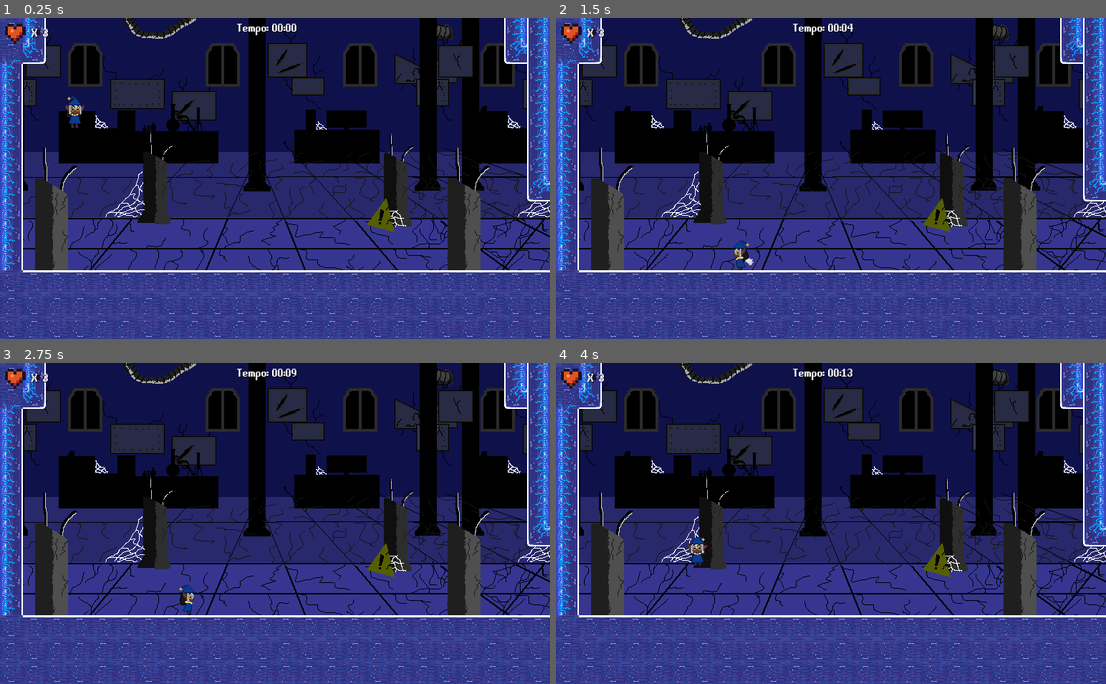
Above: before the commit, frames 1-4 (two rows, left to right).
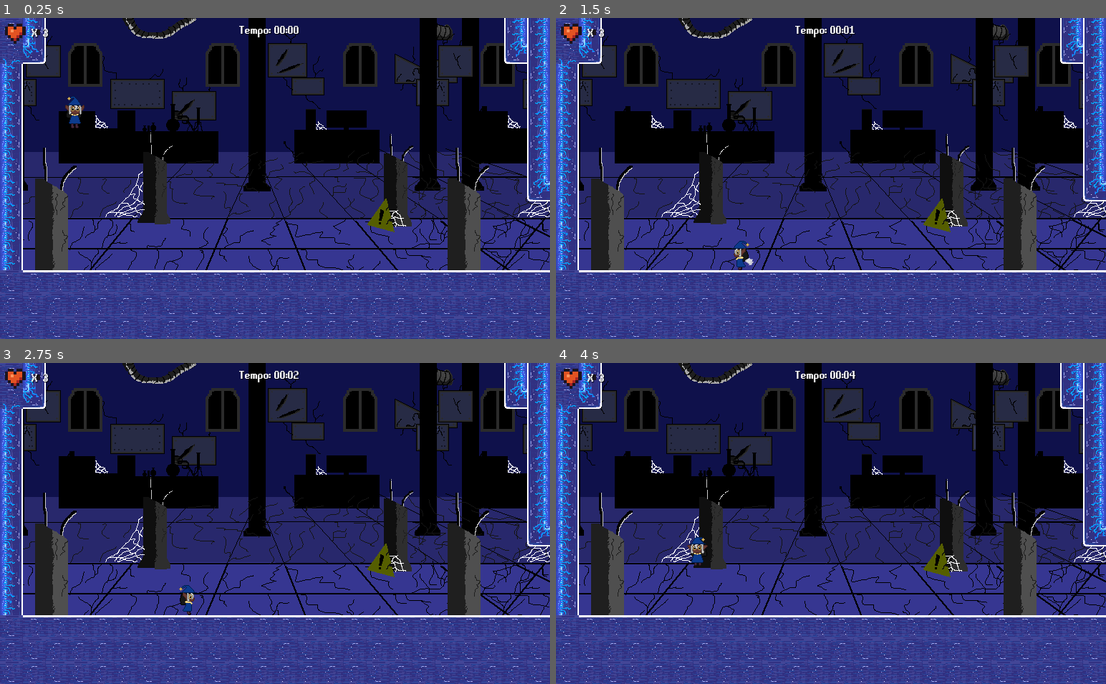
Above: after the commit, the same moments.

Repository: Eduardo-Pyment/Alquimista_dos_Sonhos-A_ultima_semente
Game: Godot game, scene res://Fases/fase_1.tscn
Two runs of this game, one before a commit and one after it. Both use one fixed random seed, a clock stepped at 60 frames per second and the inputs below. This scene is started directly instead of the project's main scene.
Inputs:
- Up to frame 1 (0.25 s): no input
- Up to frame 2 (1.5 s): tap Enter (ui_accept) at 0.5, 0.77 s; hold Right (ui_right) 0.53-1.28 s; hold Left (ui_left) from 1.28 s (still down)
- Up to frame 3 (2.75 s): tap Enter (ui_accept) at 1.52 s; release Left (ui_left) at 2.03 s; hold Right (ui_right) from 2.03 s (still down)
- Up to frame 4 (4 s): release Right (ui_right) at 2.78 s; hold Up (ui_up) 2.78-3.53 s; tap Enter (ui_accept) at 3.02, 3.77 s; hold Left (ui_left) from 3.53 s (still down)

The runs differ from the first frame. In frame 1, 0.3% of the frame differs, in the area x 43-55%, y 1-7%; in frame 2, 0.2%; in frame 3, 0.3%; in frame 4, 0.3%.

Commit message:
Player não pode mais pular após cair no fogo

Diff:
--- a/Fases/fase_1.tscn
+++ b/Fases/fase_1.tscn
@@ -26,30 +26,6 @@
 [ext_resource type="PackedScene" uid="uid://bdtgbdxvxjpn6" path="res://Scenes/Ambiente/portal.tscn" id="25_yskm7"]
 [ext_resource type="PackedScene" uid="uid://1mehd4faumqk" path="res://Menus/MenuGameOver/game_over.tscn" id="26_2mpt5"]
 [ext_resource type="PackedScene" uid="uid://xlyutthq61fc" path="res://Prefabs/MusicController.tscn" id="27_uj527"]
-
-[sub_resource type="LabelSettings" id="LabelSettings_dvf8b"]
-line_spacing = 0.0
-font = ExtResource("19_daj23")
-font_size = 18
-shadow_color = Color(0, 0, 0, 0.6)
-
-[sub_resource type="LabelSettings" id="LabelSettings_rplnc"]
-line_spacing = 0.0
-font = ExtResource("19_daj23")
-font_size = 18
-shadow_color = Color(0, 0, 0, 0.6)
-
-[sub_resource type="LabelSettings" id="LabelSettings_32bcc"]
-line_spacing = 0.0
-font = ExtResource("19_daj23")
-font_size = 18
-shadow_color = Color(0, 0, 0, 0.6)
-
-[sub_resource type="LabelSettings" id="LabelSettings_pt2se"]
-line_spacing = 0.0
-font = ExtResource("19_daj23")
-font_size = 18
-shadow_color = Color(0, 0, 0, 0.6)
 
 [sub_resource type="TileSetAtlasSource" id="TileSetAtlasSource_vvecw"]
 texture = ExtResource("13_mqhsb")
@@ -1097,6 +1073,30 @@
 [sub_resource type="RectangleShape2D" id="RectangleShape2D_w0pur"]
 size = Vector2(32, 23)
 
+[sub_resource type="LabelSettings" id="LabelSettings_dvf8b"]
+line_spacing = 0.0
+font = ExtResource("19_daj23")
+font_size = 18
+shadow_color = Color(0, 0, 0, 0.6)
+
+[sub_resource type="LabelSettings" id="LabelSettings_rplnc"]
+line_spacing = 0.0
+font = ExtResource("19_daj23")
+font_size = 18
+shadow_color = Color(0, 0, 0, 0.6)
+
+[sub_resource type="LabelSettings" id="LabelSettings_32bcc"]
+line_spacing = 0.0
+font = ExtResource("19_daj23")
+font_size = 18
+shadow_color = Color(0, 0, 0, 0.6)
+
+[sub_resource type="LabelSettings" id="LabelSettings_pt2se"]
+line_spacing = 0.0
+font = ExtResource("19_daj23")
+font_size = 18
+shadow_color = Color(0, 0, 0, 0.6)
+
 [node name="Level1" type="Node2D"]
 
 [node name="BackgroundLayer" type="CanvasLayer" parent="."]
@@ -1141,85 +1141,6 @@
 texture_filter = 2
 texture_repeat = 3
 texture = ExtResource("4_wboe2")
-
-[node name="HUD" type="CanvasLayer" parent="."]
-
-[node name="vida_tempo" type="Control" parent="HUD"]
-layout_mode = 3
-anchors_preset = 0
-offset_left = -3.0
-offset_top = -3.0
-offset_right = 37.0
-offset_bottom = 37.0
-script = ExtResource("8_a36j6")
-
-[node name="clock_timer" type="Timer" parent="HUD/vida_tempo"]
-wait_time = 0.3
-
-[node name="container" type="MarginContainer" parent="HUD/vida_tempo"]
-layout_mode = 0
-offset_left = -56.0
-offset_right = 824.002
-offset_bottom = 448.0
-theme_override_constants/margin_left = 8
-theme_override_constants/margin_top = 8
-theme_override_constants/margin_right = 8
-theme_override_constants/margin_bottom = 8
-
-[node name="timer_hud" type="HBoxContainer" parent="HUD/vida_tempo/container"]
-custom_minimum_size = Vector2(100, 20)
-layout_mode = 2
-size_flags_horizontal = 4
-size_flags_vertical = 0
-
-[node name="timer_container" type="Label" parent="HUD/vida_tempo/container/timer_hud"]
-layout_mode = 2
-text = "Tempo:"
-label_settings = SubResource("LabelSettings_dvf8b")
-
-[node name="timer_numero" type="Label" parent="HUD/vida_tempo/container/timer_hud"]
-layout_mode = 2
-text = "00:00"
-label_settings = SubResource("LabelSettings_rplnc")
-
-[node name="coraçao vida" type="TextureRect" parent="HUD/vida_tempo"]
-layout_mode = 0
-offset_left = 6.0
-offset_top = 7.0
-offset_right = 71.0
-offset_bottom = 39.0
-texture = ExtResource("20_8dbqo")
-
-[node name="x" type="Label" parent="HUD/vida_tempo/coraçao vida"]
-custom_minimum_size = Vector2(40, 23)
-layout_mode = 0
-offset_left = 41.0
-offset_top = 8.0
-offset_right = 81.0
-offset_bottom = 34.0
-text = "X	"
-label_settings = SubResource("LabelSettings_32bcc")
-
-[node name="vida" type="Label" parent="HUD/vida_tempo/coraçao vida"]
-layout_mode = 0
-offset_left = 57.0
-offset_top = 8.0
-offset_right = 99.0
-offset_bottom = 34.0
-text = "03"
-label_settings = SubResource("LabelSettings_pt2se")
-
-[node name="MenuPause" parent="." instance=ExtResource("22_rlntw")]
-offset = Vector2(30, 0)
-transform = Transform2D(1, 0, 0, 1, 30, 0)
-
-[node name="ColorRect" parent="MenuPause" index="0"]
-offset_left = -30.0
-offset_right = -30.0
-
-[node name="GameOver" parent="." instance=ExtResource("26_2mpt5")]
-layer = 0
-visible = false
 
 [node name="TileMap" type="TileMap" parent="."]
 texture_filter = 1
@@ -1247,7 +1168,7 @@
 
 [node name="Zona_fogo_maquina" type="Area2D" parent="."]
 position = Vector2(2064, 416)
-collision_layer = 8
+collision_layer = 0
 collision_mask = 2
 script = ExtResource("14_0si5r")
 
@@ -1288,7 +1209,7 @@
 
 [node name="Zona_fogo" type="Area2D" parent="."]
 position = Vector2(2704, 416)
-collision_layer = 2
+collision_layer = 0
 collision_mask = 2
 script = ExtResource("15_r3eli")
 
@@ -1307,7 +1228,7 @@
 
 [node name="Zona_fogo2" type="Area2D" parent="."]
 position = Vector2(3216, 440)
-collision_layer = 2
+collision_layer = 0
 collision_mask = 2
 script = ExtResource("15_r3eli")
 
@@ -1326,7 +1247,7 @@
 
 [node name="Zona_fogo3" type="Area2D" parent="."]
 position = Vector2(3376, 440)
-collision_layer = 2
+collision_layer = 0
 collision_mask = 2
 script = ExtResource("15_r3eli")
 
@@ -1344,7 +1265,7 @@
 
 [node name="Zona_fogo4" type="Area2D" parent="."]
 position = Vector2(3536, 440)
-collision_layer = 2
+collision_layer = 0
 collision_mask = 2
 script = ExtResource("15_r3eli")
 
@@ -1454,7 +1375,85 @@
 
 [node name="MusicController" parent="." instance=ExtResource("27_uj527")]
 
-[connection signal="timeout" from="HUD/vida_tempo/clock_timer" to="HUD/vida_tempo" method="_on_clock_timer_timeout"]
+[node name="HUD" type="CanvasLayer" parent="."]
+
+[node name="vida_tempo" type="Control" parent="HUD"]
+layout_mode = 3
+anchors_preset = 0
+offset_left = -3.0
+offset_top = -3.0
+offset_right = 37.0
+offset_bottom = 37.0
+script = ExtResource("8_a36j6")
+
+[node name="clock_timer" type="Timer" parent="HUD/vida_tempo"]
+
+[node name="container" type="MarginContainer" parent="HUD/vida_tempo"]
+layout_mode = 0
+offset_left = -53.0
+offset_top = 3.0
+offset_right = 827.002
+offset_bottom = 451.0
+theme_override_constants/margin_left = 8
+theme_override_constants/margin_top = 8
+theme_override_constants/margin_right = 8
+theme_override_constants/margin_bottom = 8
+
+[node name="timer_hud" type="HBoxContainer" parent="HUD/vida_tempo/container"]
+custom_minimum_size = Vector2(100, 20)
+layout_mode = 2
+size_flags_horizontal = 4
+size_flags_vertical = 0
+
+[node name="timer_container" type="Label" parent="HUD/vida_tempo/container/timer_hud"]
+layout_mode = 2
+text = "Tempo:"
+label_settings = SubResource("LabelSettings_dvf8b")
+
+[node name="timer_numero" type="Label" parent="HUD/vida_tempo/container/timer_hud"]
+layout_mode = 2
+text = "00:00"
+label_settings = SubResource("LabelSettings_rplnc")
+
+[node name="coraçao vida" type="TextureRect" parent="HUD/vida_tempo"]
+layout_mode = 0
+offset_left = 6.0
+offset_top = 7.0
+offset_right = 71.0
+offset_bottom = 39.0
+texture = ExtResource("20_8dbqo")
+
+[node name="x" type="Label" parent="HUD/vida_tempo/coraçao vida"]
+custom_minimum_size = Vector2(40, 23)
+layout_mode = 0
+offset_left = 41.0
+offset_top = 8.0
+offset_right = 81.0
+offset_bottom = 34.0
+text = "X	"
+label_settings = SubResource("LabelSettings_32bcc")
+
+[node name="vida" type="Label" parent="HUD/vida_tempo/coraçao vida"]
+layout_mode = 0
+offset_left = 57.0
+offset_top = 8.0
+offset_right = 99.0
+offset_bottom = 34.0
+text = "03"
+label_settings = SubResource("LabelSettings_pt2se")
+
+[node name="MenuPause" parent="." instance=ExtResource("22_rlntw")]
+offset = Vector2(30, 0)
+transform = Transform2D(1, 0, 0, 1, 30, 0)
+
+[node name="ColorRect" parent="MenuPause" index="0"]
+offset_left = -30.0
+offset_right = -30.0
+
+[node name="GameOver" parent="." instance=ExtResource("26_2mpt5")]
+layer = 0
+visible = false
+
 [connection signal="body_entered" from="Zona_fogo_maquina" to="Zona_fogo_maquina" method="_on_body_entered"]
 [connection signal="body_entered" from="Zona_fogo" to="Zona_fogo" method="_on_body_entered"]
 [connection signal="body_entered" from="Zona_fogo2" to="Zona_fogo2" method="_on_body_entered"]
@@ -1462,9 +1461,10 @@
 [connection signal="body_entered" from="Zona_fogo4" to="Zona_fogo4" method="_on_body_entered"]
 [connection signal="body_entered" from="Dicas/Area2D" to="Dicas/caixa2" method="_on_area_2d_body_entered"]
 [connection signal="body_exited" from="Dicas/Area2D" to="Dicas/caixa2" method="_on_area_2d_body_exited"]
-
-[editable path="MenuPause"]
+[connection signal="timeout" from="HUD/vida_tempo/clock_timer" to="HUD/vida_tempo" method="_on_clock_timer_timeout"]
+
 [editable path="Plataforma_1"]
 [editable path="Plataforma_2"]
 [editable path="Plataforma_3"]
 [editable path="Plataforma_4"]
+[editable path="MenuPause"]
